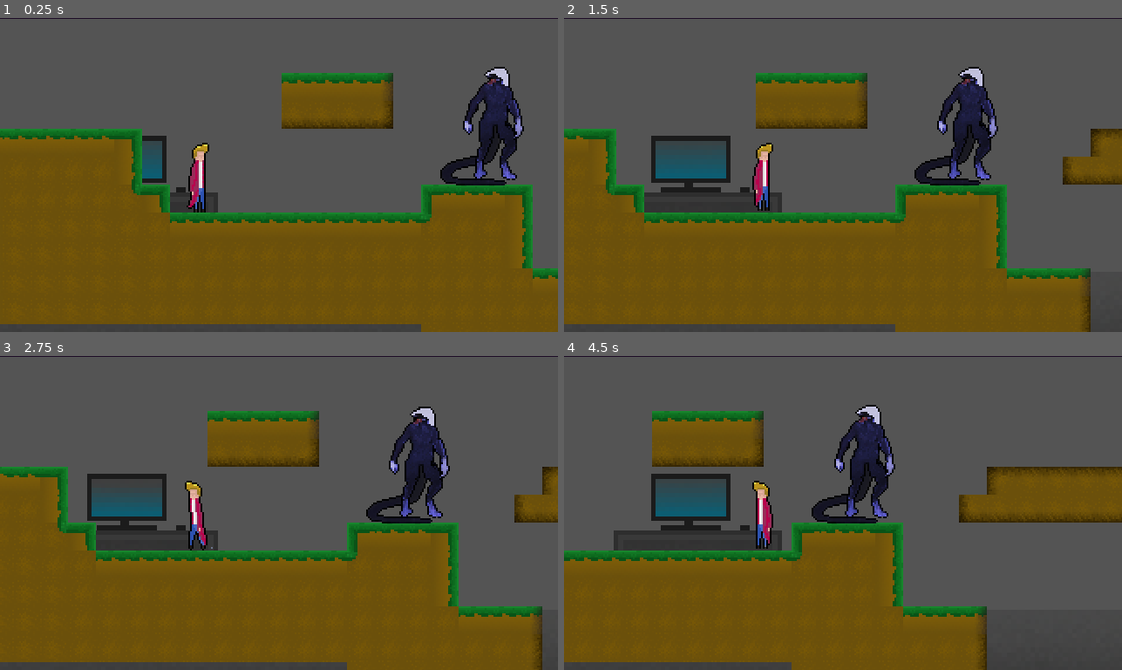
Above: before the commit, frames 1-4 (two rows, left to right).
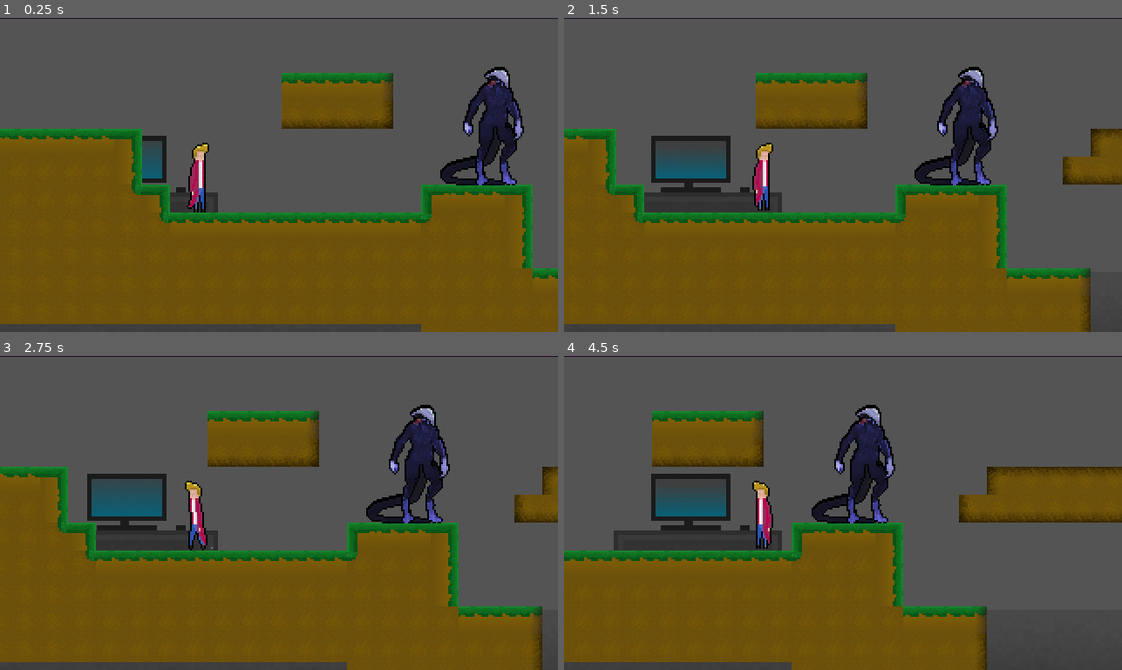
Above: after the commit, the same moments.

Repository: Plannec/project-aimo
Game: Godot game, scene res://StageOne.tscn
The game is run twice, just before and just after one commit, with the same random seed, the same clock (stepped at 60 frames per second) and the same inputs.
Inputs:
- Up to frame 1 (0.25 s): no input
- Up to frame 2 (1.5 s): hold D (ui_right) from 0.53 s (still down); tap W (ui_up) at 0.77 s
- Up to frame 3 (2.75 s): tap W (ui_up) at 1.52 s; release D (ui_right) at 2.03 s; hold A (ui_left) from 2.03 s (still down)
- Up to frame 4 (4.5 s): release A (ui_left) at 2.78 s; hold D (ui_right) 2.78-4.28 s; tap W (ui_up) at 3.02, 3.77 s; hold A (ui_left) from 4.28 s (still down)

The runs differ from the first frame. In frame 1, 0.8% of the frame differs, in the area x 28-94%, y 16-66%; in frame 2, 0.8%; in frame 3, 0.5%; in frame 4, 0.7%.

Commit message:
Character 'Kek' Design Update

Diff:
--- a/StageOne.tscn
+++ b/StageOne.tscn
@@ -30,7 +30,7 @@
 tile_set = ExtResource( 2 )
 cell_size = Vector2( 16, 16 )
 format = 1
-tile_data = PoolIntArray( 393221, 0, 0, 393222, 0, 0, 393223 …(893 unchanged characters)… , -1610612733, 0, 786431, 3, 0, 720896, 3, 0, 720897, 0, 0, 720898, 0, 0, 720899, …(1579 unchanged characters)…
+tile_data = PoolIntArray( 393221, 0, 0, 393222, 0, 0, 393223 …(893 unchanged characters)… , -1610612733, 0, 786431, 3, 0, 720896, -1610612729, 0, 720897, 0, 0, 720898, 0, 0, 720899, …(1579 unchanged characters)…
 
 [node name="ParallaxBackground" type="ParallaxBackground" parent="."]
 
@@ -38,6 +38,7 @@
 position = Vector2( 160.197, 108.028 )
 scale = Vector2( 2.6832, 2.6832 )
 frames = SubResource( 1 )
+frame = 1
 playing = true
 
 [node name="KinematicBody2D" parent="." instance=ExtResource( 6 )]
Binary file changed: sprites/Characters/Kek/Idle_01.png
Binary file changed: sprites/Characters/Kek/Idle_02.png
Binary file changed: sprites/Characters/Kek/Idle_03.png
